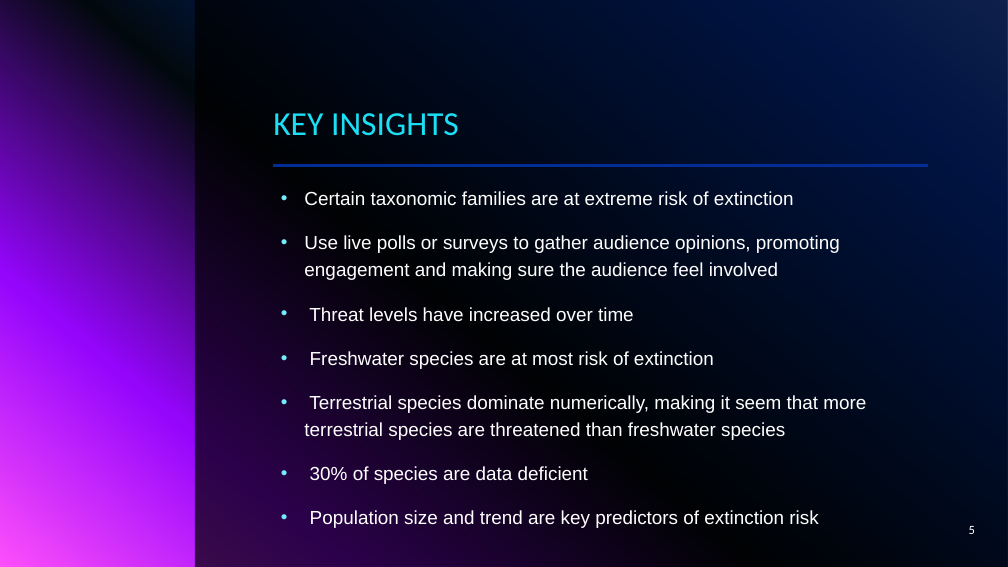
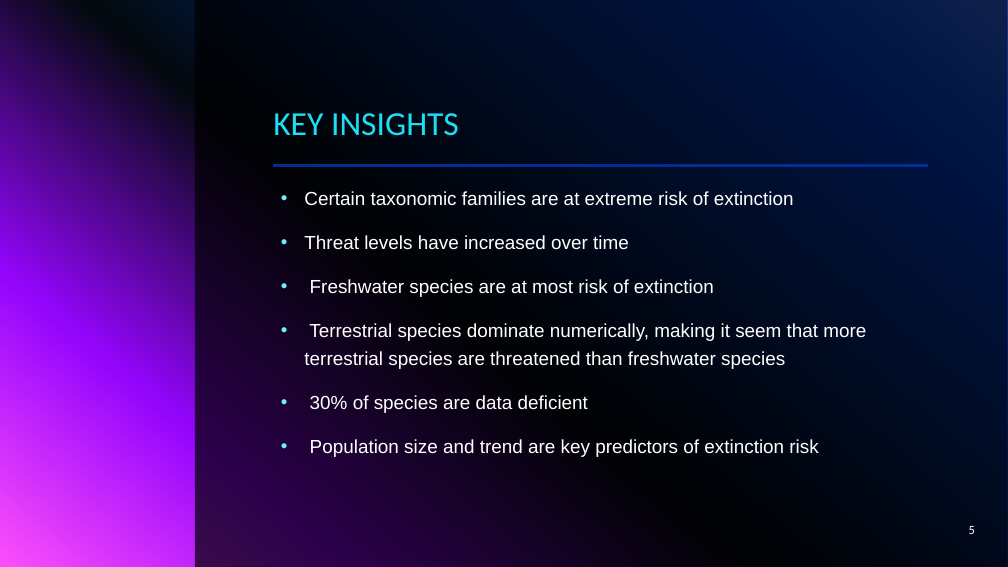
Before and after one commit to dlyanreal/Data-Acids---AI-Data-Science-Showcase, a slide deck: slide 5 of DataAcids_0076.pptx. Drawn at 1008x567 pixels with LibreOffice and Linux fonts; fonts in the diff are those of the drawing; background and template pictures are left out. Boxes give left, top, right and bottom in pixels: in the first picture for what was removed or moved away, otherwise in the second. Text is boxed around its words. In the diff, an @@ line names an element or a change of style, - is before the commit and + after.

Commit message:
Updated slides with full title, names, and 1 edit
The single edit was the omission of a line from the "Key Insights" slide that was not used

```diff
--- a/DataAcids_0076.pptx
+++ b/DataAcids_0076.pptx
@@ text at (304, 235, 840, 280): paragraph removed @@
-• Use live polls or surveys to gather audience opinions, promoting engagement and making sure the audience feel involved
```
Also in this commit, not shown: 1 other slide changed.
